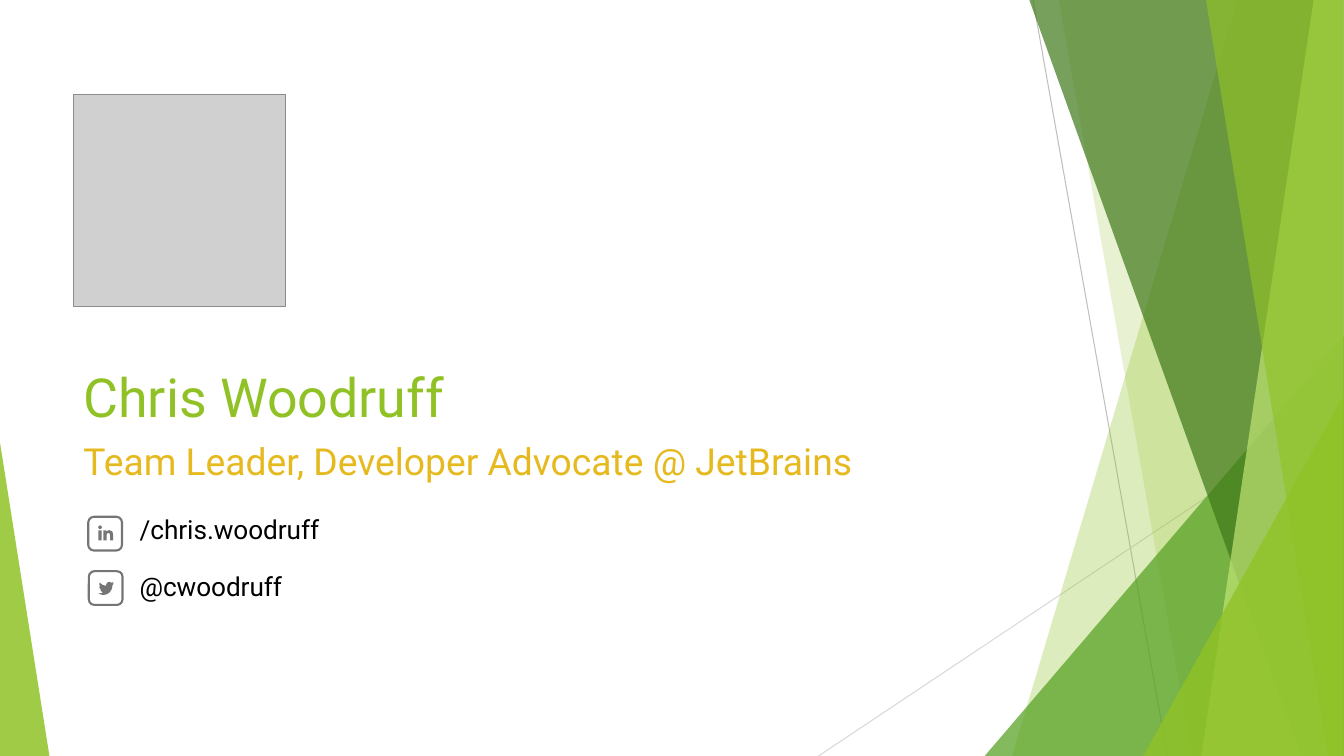
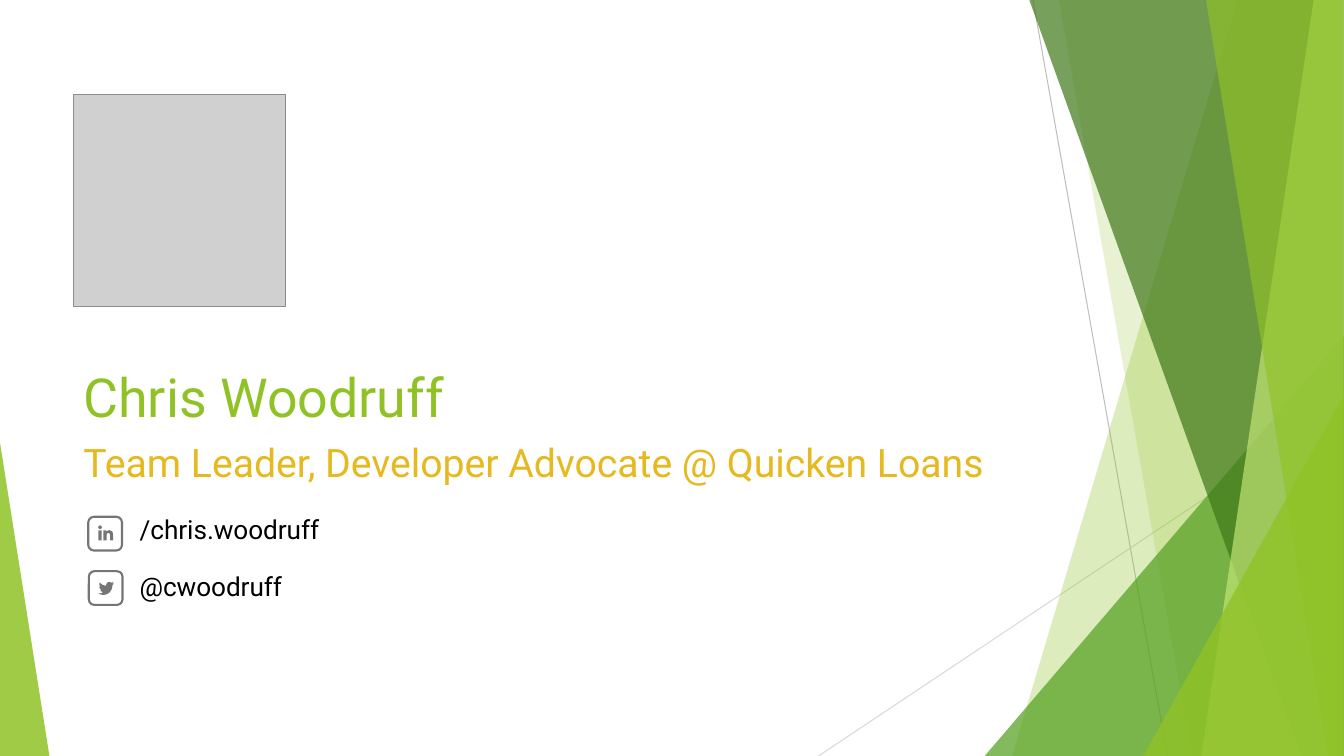
Before and after one commit to cwoodruff/EFCore3Demos, a slide deck: slide 2 of What’s new in Entity Framework Core 3.1.pptx. Drawn at 1344x756 pixels with LibreOffice and Linux fonts; fonts in the diff are those of the drawing; grey boxes stand for pictures. Boxes give left, top, right and bottom in pixels: in the first picture for what was removed or moved away, otherwise in the second. Text is boxed around its words. In the diff, an @@ line names an element or a change of style, - is before the commit and + after.

```diff
--- a/What’s new in Entity Framework Core 3.1.pptx
+++ b/What’s new in Entity Framework Core 3.1.pptx
@@ text at (83,447,984,485): text changed; size 26.7 to 28 pt @@
-Team Leader, Developer Advocate @ JetBrains
+Team Leader, Developer Advocate @ Quicken Loans
```
Also in this commit, not shown: 10 other slides changed, 8 slides added, 5 slides removed.
